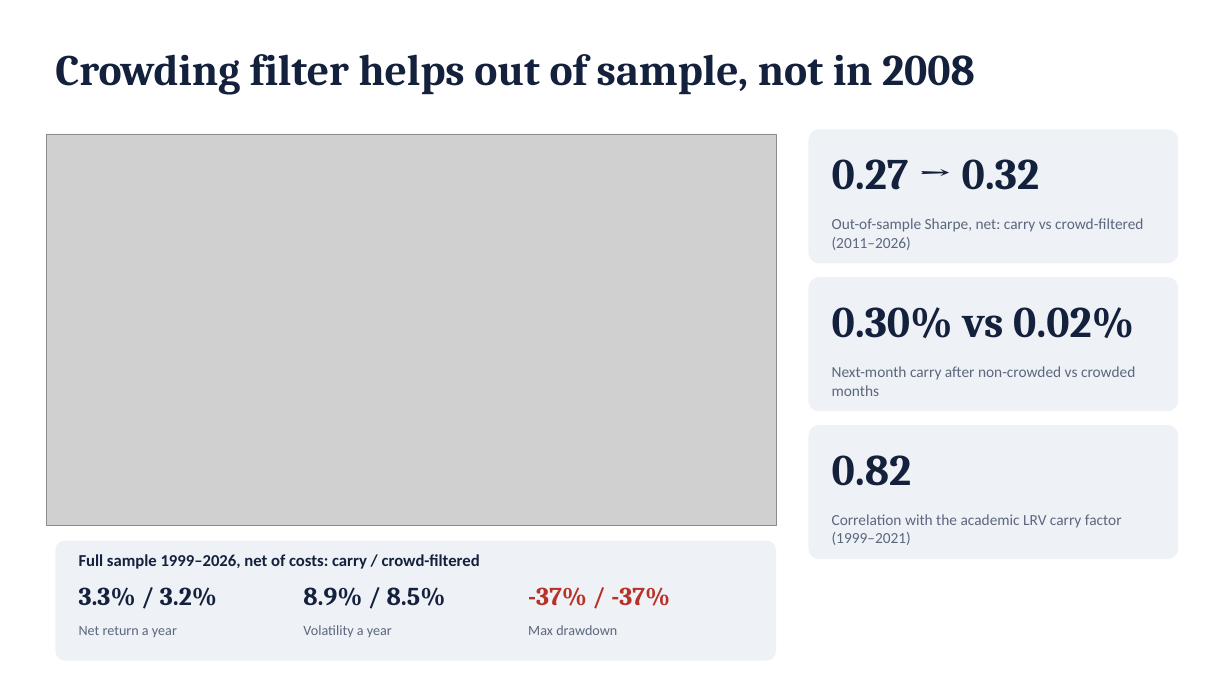
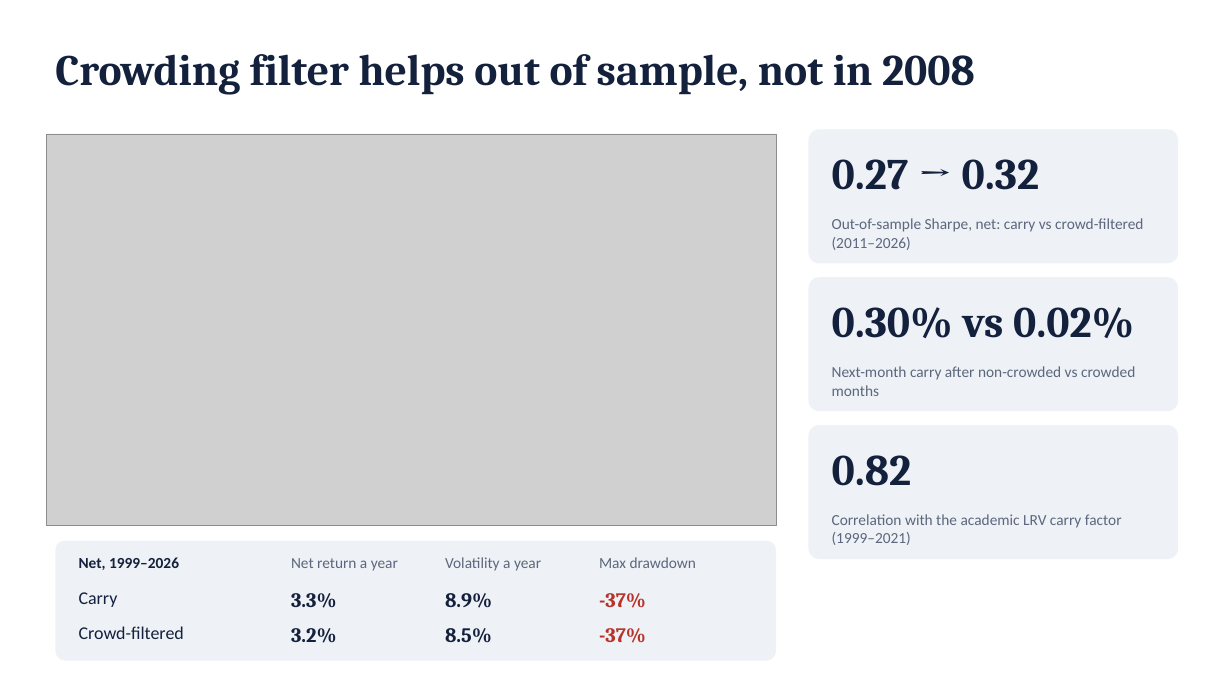
Before and after one commit to rezazamani2329/currency-crypto-carry, a slide deck: slide 5 of slides/presentation_10min.pptx. Drawn at 1232x693 pixels with LibreOffice and Linux fonts; fonts in the diff are those of the drawing; grey boxes stand for pictures. Boxes give left, top, right and bottom in pixels: in the first picture for what was removed or moved away, otherwise in the second. Text is boxed around its words. In the diff, an @@ line names an element or a change of style, - is before the commit and + after.

```diff
--- a/slides/presentation_10min.pptx
+++ b/slides/presentation_10min.pptx
@@ text at bbox=[79, 557, 179, 570]: text changed; size 13 to 12 pt @@
-Full sample 1999–2026, net of costs: carry / crowd-filtered
+Net, 1999–2026
@@ size 11 to 12 pt in 3 elements at bbox=[599, 557, 696, 568], bbox=[445, 557, 541, 571], bbox=[291, 558, 398, 571] @@
@@ text "Net return a year": place and size @@
-text "Net return a year" at bbox=[79, 626, 177, 637]
+text "Net return a year" at bbox=[291, 558, 398, 571]
@@ text "Volatility a year": place and size @@
-text "Volatility a year" at bbox=[303, 625, 392, 637]
+text "Volatility a year" at bbox=[445, 557, 541, 571]
@@ text "Max drawdown": place and size @@
-text "Max drawdown" at bbox=[528, 625, 617, 635]
+text "Max drawdown" at bbox=[599, 557, 696, 568]
@@ text added at bbox=[79, 592, 118, 607], 14 pt, text #14213D @@
+Carry
@@ text at bbox=[291, 593, 337, 608]: text changed; size 20 to 16 pt @@
-3.3% / 3.2%
+3.3%
@@ text at bbox=[445, 593, 492, 608]: text changed; size 20 to 16 pt @@
-8.9% / 8.5%
+8.9%
@@ text at bbox=[599, 593, 646, 608]: text changed; size 20 to 16 pt @@
--37% / -37%
+-37%
@@ text added at bbox=[79, 626, 184, 639], 14 pt, text #14213D @@
+Crowd-filtered
@@ text added at bbox=[291, 628, 336, 643], 16 pt, text #14213D, bold @@
+3.2%
@@ text added at bbox=[445, 628, 492, 643], 16 pt, text #14213D, bold @@
+8.5%
@@ text added at bbox=[599, 628, 646, 643], 16 pt, text #B83227, bold @@
+-37%
```
Also in this commit, not shown: 1 other slide changed, 3 other files.
